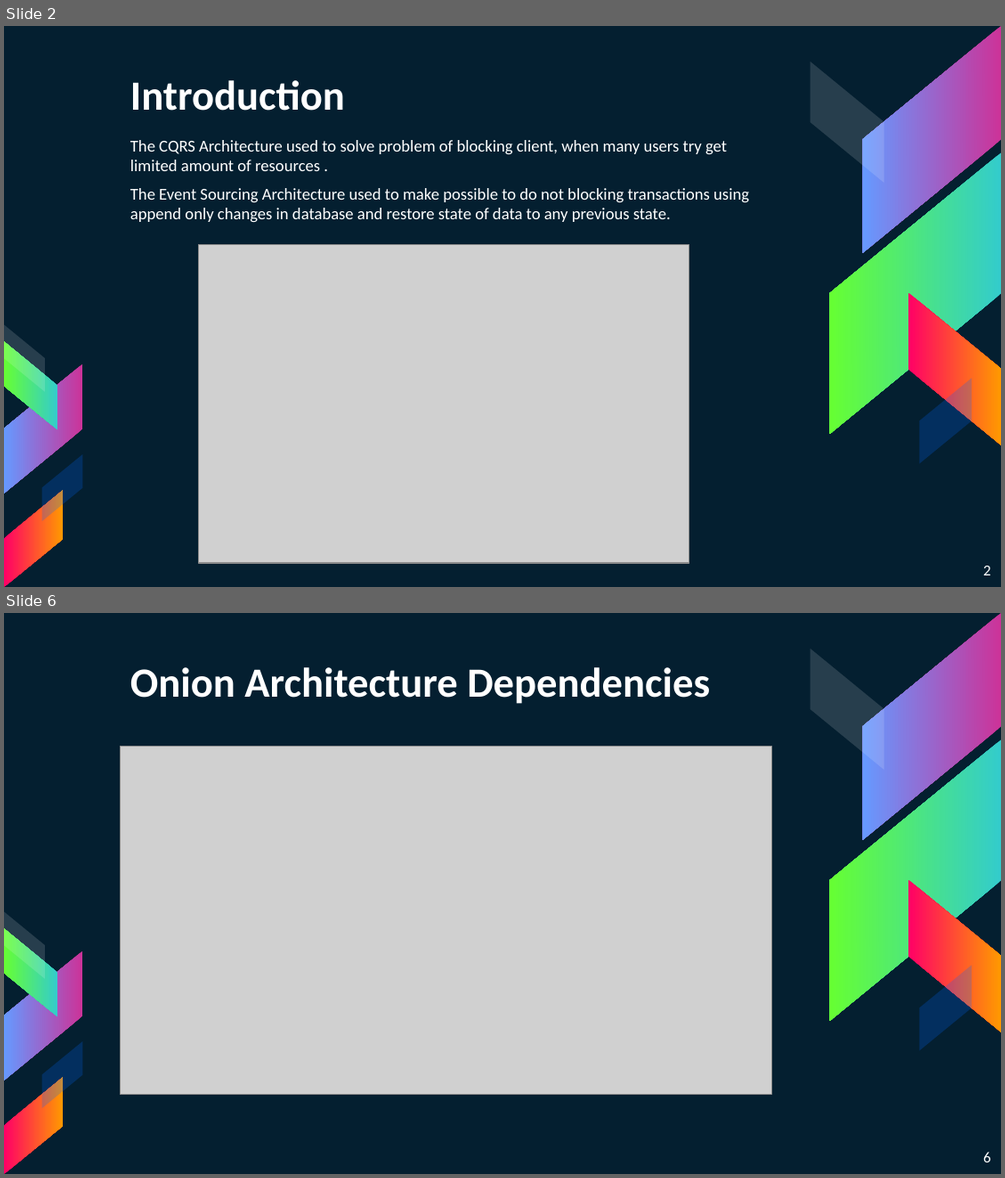
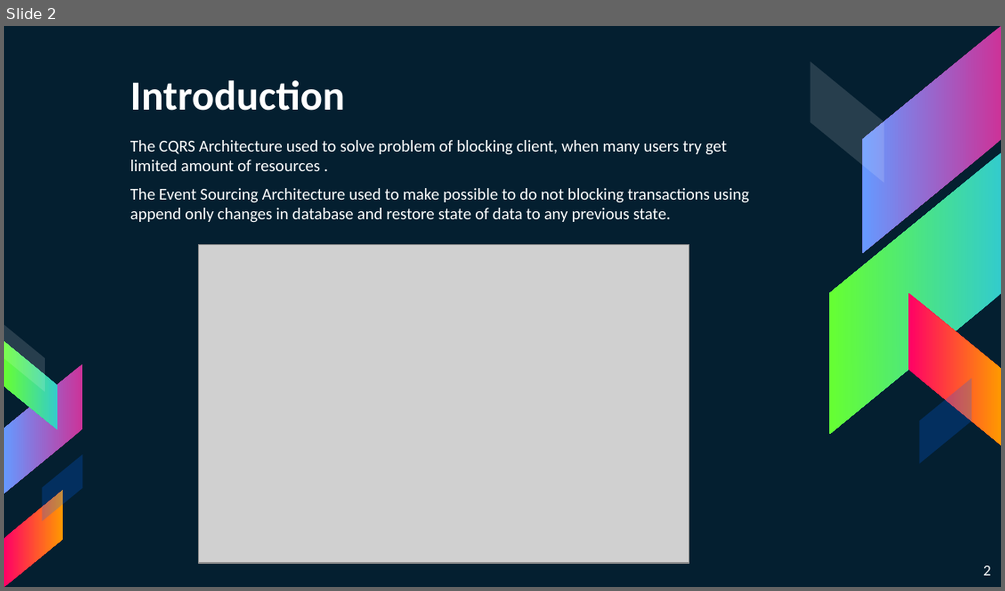
Before and after one commit to khdevnet/cqrs-architecture, a slide deck: docs/presentation/CQRS-EventSourcing-Architecture-Overview.pptx. Shown one above the other, each under a label of ours: slides 2 and 6 before the commit, slide 2 after it; the slides between them are not shown. The pictures are 1005x1178 and 1005x591 pixels, drawn with LibreOffice and Linux fonts; fonts in the diff are those of the drawing; grey boxes stand for pictures. Boxes give left, top, right and bottom in pixels: in the first picture for what was removed or moved away, otherwise in the second. Text is boxed around its words. In the diff, an @@ line names an element or a change of style, - is before the commit and + after.

```diff
--- a/docs/presentation/CQRS-EventSourcing-Architecture-Overview.pptx
+++ b/docs/presentation/CQRS-EventSourcing-Architecture-Overview.pptx
@@ slide 6 removed at [4,613,1001,1174], background #041F30; not listed: 10 template elements that a slide beside it also shows @@
@@ title removed at [130,667,710,704] @@
-Onion Architecture Dependencies
@@ picture removed at [121,747,771,1094] @@
@@ page number removed at [983,1151,991,1162] @@
-6
```
Also in this commit, not shown: 6 slides changed, 5 slides added, 4 other slides removed, 2 other files.
